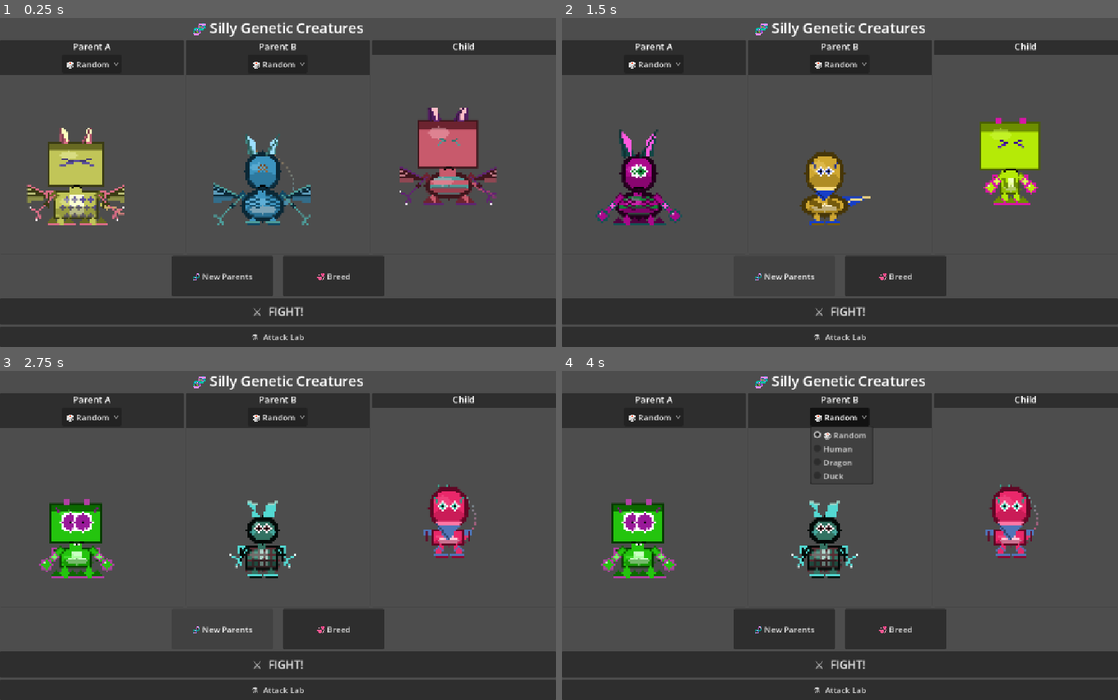
Above: before the commit, frames 1-4 (two rows, left to right).
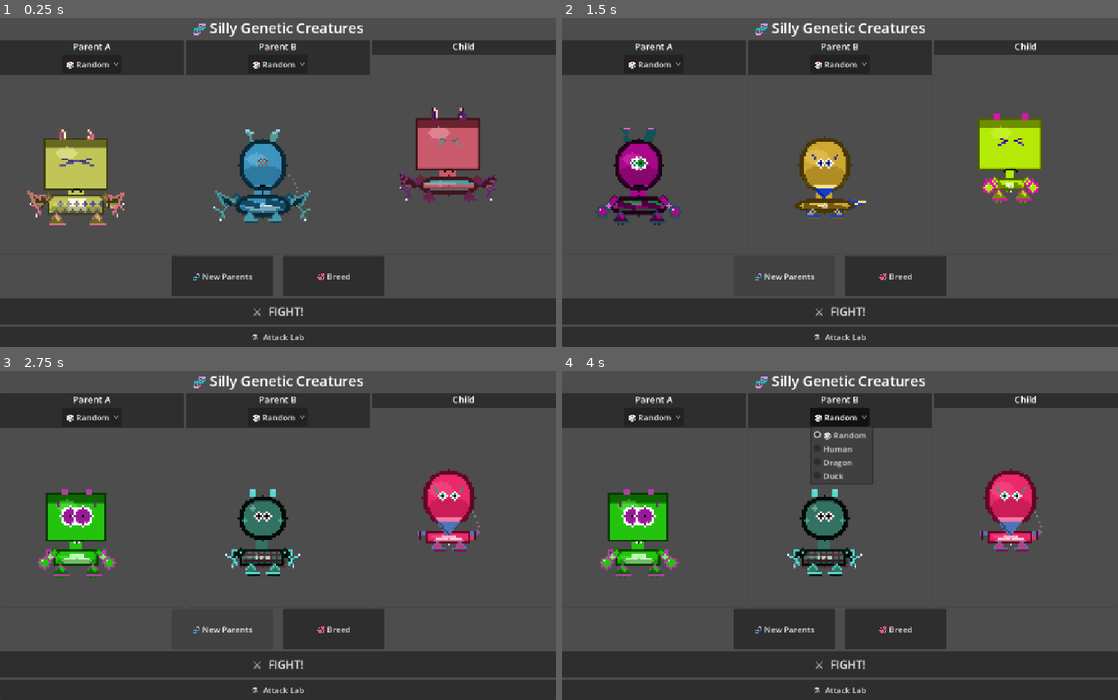
Above: after the commit, the same moments.

Repository: briday1/freak-game
Game: Godot game, scene res://scenes/main.tscn
Same seed, same stepped clock (60 frames per second), same inputs: the game is played once before the commit and once after it.
Inputs:
- Up to frame 1 (0.25 s): no input
- Up to frame 2 (1.5 s): click "💞 Breed" at 0.5 s; click "🧬 New Parents" at 1.25 s
- Up to frame 3 (2.75 s): click "🧬 New Parents" at 2 s
- Up to frame 4 (4 s): click "🎲 Random" at 2.75 s; click "🎲 Random" at 3.5 s

The runs differ from the first frame. In frame 1, 6.0% of the frame differs, in the area x 4-90%, y 27-64%; in frame 2, 5.1%; in frame 3, 5.2%; in frame 4, 5.2%.

Commit message:
Portrait proportions: big head at fixed HEAD_CY=18, compact body, neck connector, tight feature ranges

Diff:
--- a/scripts/pixel_canvas.gd
+++ b/scripts/pixel_canvas.gd
@@ -1,13 +1,15 @@
 # Static helpers for painting pixel art onto a Godot Image.
 # Canvas is CANVAS_SIZE × CANVAS_SIZE; callers work in 0-(CANVAS_SIZE-1) space.
 #
-# Body convention  (all traits use these constants):
-#   CX = 24   horizontal centre
-#   BY = 38   body vertical centre (mid-mass, NOT bottom)
+# Layout convention (portrait sprite — head dominates upper canvas):
+#   CX      = 24   horizontal centre
+#   HEAD_CY = 18   head centre y — upper ~40% of canvas
+#   BY      = 38   body lower-torso centre
 
 const CANVAS_SIZE := 48
 const CX          := 24
-const BY          := 38
+const HEAD_CY     := 18   # portrait head anchor
+const BY          := 38   # portrait body anchor
 
 # ── Factory ────────────────────────────────────────────────────────────────────
 
--- a/scripts/traits/arms_trait.gd
+++ b/scripts/traits/arms_trait.gd
@@ -16,7 +16,7 @@
 	var bh: int  = bsz.y
 	var cx: int  = PC.CX
 	var cy: int  = PC.BY
-	var al_px: int = int(remap(genome["arm_length"] as float, 20.0, 70.0, 4.0, 16.0))
+	var al_px: int = int(remap(genome["arm_length"] as float, 20.0, 70.0, 3.0, 10.0))
 	var arm_y: int = cy - bh + bh / 3
 	var pal := PC.palette(genome)
 	var claws: bool = genome.get("has_claws", false)
--- a/scripts/traits/body_trait.gd
+++ b/scripts/traits/body_trait.gd
@@ -21,8 +21,8 @@
 ## Returns body half-size as Vector2i(bw, bh) in canvas pixels.
 static func body_half_size(genome: Dictionary) -> Vector2i:
 	return Vector2i(
-		int(remap(genome["body_width"]  as float, 40.0, 120.0, 5.0, 11.0)),
-		int(remap(genome["body_height"] as float, 60.0, 160.0, 4.0,  8.0)))
+		int(remap(genome["body_width"]  as float, 40.0, 120.0, 8.0, 14.0)),
+		int(remap(genome["body_height"] as float, 60.0, 160.0, 3.0,  6.0)))
 
 func paint(genome: Dictionary) -> Image:
 	var img := PC.make_image()
@@ -33,6 +33,14 @@
 	var round: float = genome["roundness"] as float
 	var str: float   = genome["strength"]  as float
 	var pat: float   = genome.get("pattern", 0.0) as float
+
+	# ── Neck connector ────────────────────────────────────────────────────────
+	var hr: int       = HeadTrait.head_radius(genome)
+	var neck_top: int = PC.HEAD_CY + hr
+	var neck_bot: int = BY - bh
+	var neck_w: int   = maxi(2, bw / 3)
+	if neck_bot > neck_top:
+		PC.fill_rect(img, CX - neck_w, neck_top, neck_w * 2, neck_bot - neck_top, pal["body"])
 
 	# ── 1. Base silhouette ────────────────────────────────────────────────────
 	if round >= 0.65:
--- a/scripts/traits/head_trait.gd
+++ b/scripts/traits/head_trait.gd
@@ -8,16 +8,13 @@
 		"head_size": { "type": "float", "min": 20.0, "max": 70.0 },
 	}
 
-## Returns head center as (cx, cy) in pixel-canvas space.
+## Head is always anchored at the portrait head centre — dominates upper canvas.
 static func head_center(genome: Dictionary) -> Vector2i:
-	var bsz := BodyTrait.body_half_size(genome)
-	var body_top: int = PC.BY - bsz.y
-	var r: int = int(remap(genome["head_size"] as float, 20.0, 70.0, 6.0, 13.0))
-	return Vector2i(PC.CX, body_top - 2 - r)
+	return Vector2i(PC.CX, PC.HEAD_CY)
 
-## Effective head radius in pixels (used by eyes/mouth/horns).
+## Head radius — large so the face fills the sprite (Pokemon style).
 static func head_radius(genome: Dictionary) -> int:
-	return int(remap(genome["head_size"] as float, 20.0, 70.0, 6.0, 13.0))
+	return int(remap(genome["head_size"] as float, 20.0, 70.0, 10.0, 14.0))
 
 func paint(genome: Dictionary) -> Image:
 	var img := PC.make_image()
@@ -25,14 +22,6 @@
 	var hs: float  = genome["head_size"] as float
 	var r: int     = head_radius(genome)
 	var hc         := head_center(genome)
-
-	# Neck — tapered connection from head to body
-	var bsz := BodyTrait.body_half_size(genome)
-	var body_top: int = PC.BY - bsz.y
-	var neck_w: int   = maxi(2, r / 3)
-	var neck_top: int = hc.y + r - 1
-	var neck_h: int   = maxi(1, body_top - neck_top + 2)
-	PC.fill_rect(img, hc.x - neck_w, neck_top, neck_w * 2, neck_h, pal["body"])
 
 	if hs >= 52.0:
 		# BOXY: wide rectangular skull — intimidating
--- a/scripts/traits/horns_trait.gd
+++ b/scripts/traits/horns_trait.gd
@@ -16,7 +16,7 @@
 	var hc := HeadTrait.head_center(genome)
 	var hr: int      = HeadTrait.head_radius(genome)
 	var hs: float    = genome["head_size"] as float
-	var horn_h: int  = int(remap(genome["horn_size"] as float, 8.0, 40.0, 3.0, 13.0))
+	var horn_h: int  = int(remap(genome["horn_size"] as float, 8.0, 40.0, 2.0,  8.0))
 	var pal := PC.palette(genome)
 	var col: Color = pal["accent"]
 	var hi: Color  = pal["highlight"]
@@ -28,13 +28,12 @@
 		var tip_y: int  = base_y - horn_h
 		var hw: int     = maxi(1, horn_h / 3)
 
-		if hs < 18.0:
-			# NUBS: small stubby rectangles
+		if hs < 35.0:
+			# NUBS: small stubby horns
 			PC.fill_rect(img, bx - 1, tip_y, 3, horn_h, col)
-			# Tip highlight
 			PC.blend(img, bx, tip_y, hi)
 
-		elif hs < 30.0:
+		elif hs < 52.0:
 			# SWEPT: wide polygon swept outward
 			var sweep: int = horn_h * 2 / 3
 			PC.fill_polygon(img, [
--- a/scripts/traits/legs_trait.gd
+++ b/scripts/traits/legs_trait.gd
@@ -17,7 +17,7 @@
 	var bh: int  = bsz.y
 	var cx: int  = PC.CX
 	var cy: int  = PC.BY
-	var ll_px: int  = int(remap(genome["leg_length"] as float, 20.0, 80.0, 5.0, 18.0))
+	var ll_px: int  = int(remap(genome["leg_length"] as float, 20.0, 80.0, 2.0,  5.0))
 	var base_y: int = cy + bh
 	var pal := PC.palette(genome)
 	var quad: bool = genome.get("extra_legs", false)
--- a/scripts/traits/tail_trait.gd
+++ b/scripts/traits/tail_trait.gd
@@ -19,7 +19,7 @@
 	var bh: int  = bsz.y
 	var cx: int  = PC.CX
 	var cy: int  = PC.BY
-	var tl_px: int = int(remap(genome["tail_length"] as float, 20.0, 80.0, 6.0, 22.0))
+	var tl_px: int = int(remap(genome["tail_length"] as float, 20.0, 80.0, 5.0, 14.0))
 	var curl: float = genome["tail_curl"] as float
 	var pal := PC.palette(genome)
 
--- a/scripts/traits/wings_trait.gd
+++ b/scripts/traits/wings_trait.gd
@@ -19,8 +19,8 @@
 	var bh: int  = bsz.y
 	var cx: int  = PC.CX
 	var cy: int  = PC.BY
-	# Much bigger span — 13–26 px from body edge
-	var span: int     = int(remap(genome["wing_span"] as float, 0.7, 1.5, 10.0, 30.0))
+	# Span from body edge — clamped to stay on 48px canvas
+	var span: int     = int(remap(genome["wing_span"] as float, 0.7, 1.5, 4.0, 11.0))
 	var attach_y: int = cy - bh + 3
 	var pal := PC.palette(genome)
 	var feathers: bool = genome.get("wing_feathers", false)
